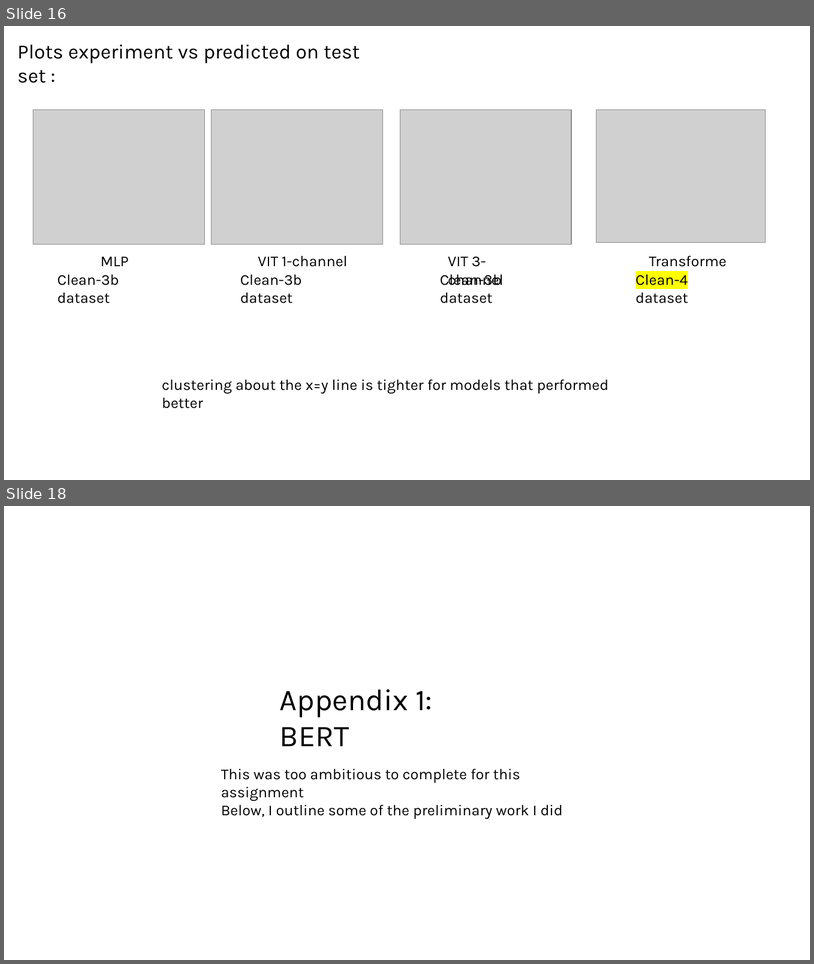
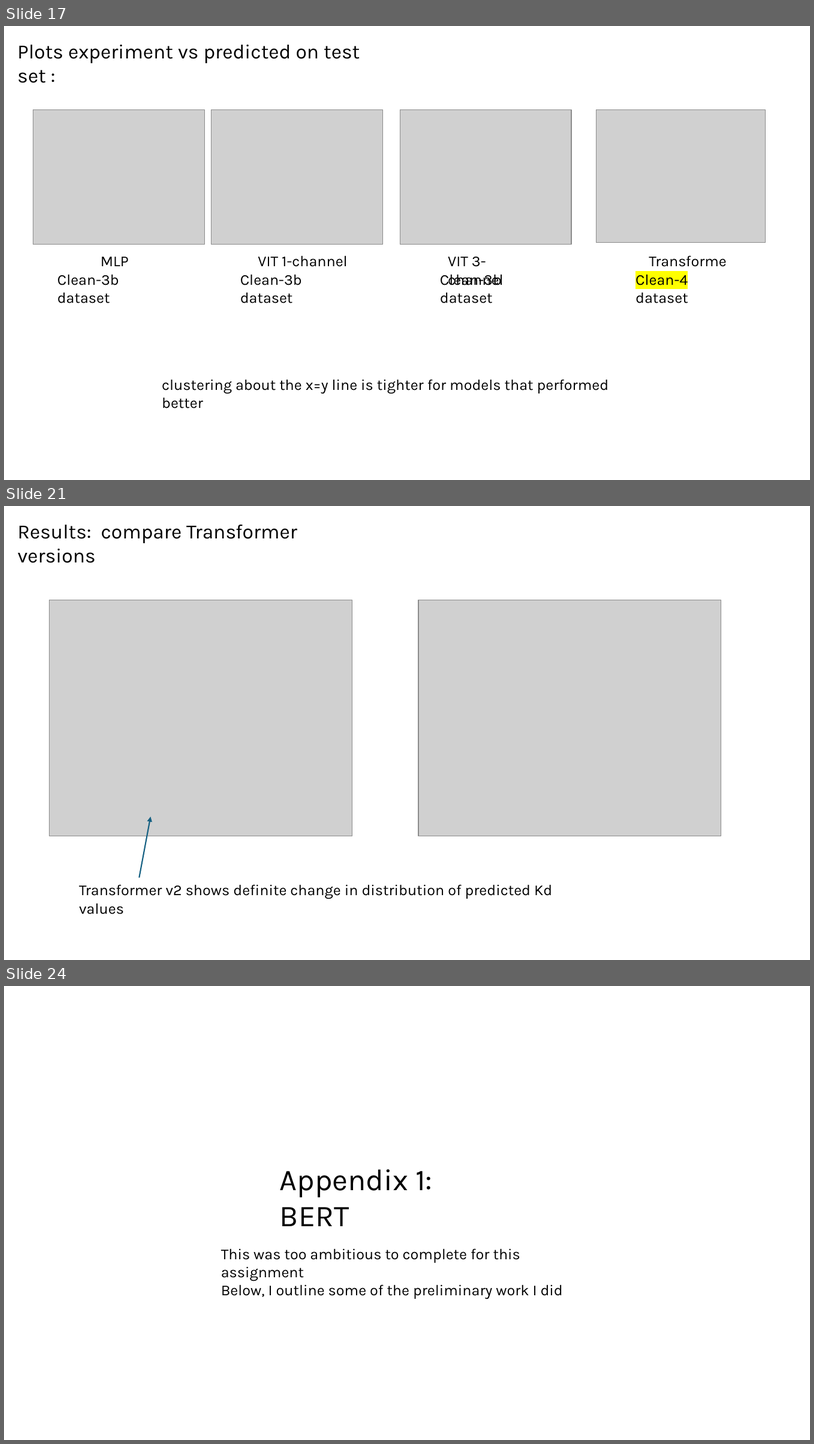
Before and after one commit to planaria158/BERT-antibody-antigen-binding-energy, a slide deck: Homework-aAlphaBio.pptx. Shown one above the other, each under a label of ours: slides 16 and 18 before the commit, slides 17, 21 and 24 after it; the slides between them are not shown. The pictures are 814x964 and 814x1444 pixels, drawn with LibreOffice and Linux fonts; fonts in the diff are those of the drawing; grey boxes stand for pictures. Boxes give left, top, right and bottom in pixels: in the first picture for what was removed or moved away, otherwise in the second. Text is boxed around its words. In the diff, an @@ line names an element or a change of style, - is before the commit and + after.

```diff
--- a/Homework-aAlphaBio.pptx
+++ b/Homework-aAlphaBio.pptx
@@ slide 21 added at bbox=[4, 506, 810, 960], background #FFFFFF @@
@@ text added at bbox=[18, 525, 297, 563], 24 pt, text #000000 @@
+Results: compare Transformer versions
@@ picture added at bbox=[50, 600, 353, 835] @@
@@ picture added at bbox=[419, 600, 722, 835] @@
@@ arrow added from (140, 877) to (150, 816), #156082 1.5 pt @@
@@ text added at bbox=[79, 884, 552, 899], 18 pt, text #000000 @@
+Transformer v2 shows definite change in distribution of predicted Kd values
@@ what was slide 16 is now slide 17 @@
@@ what was slide 18 is now slide 24 @@
```
Also in this commit, not shown: 11 slides changed, 5 other slides added.
